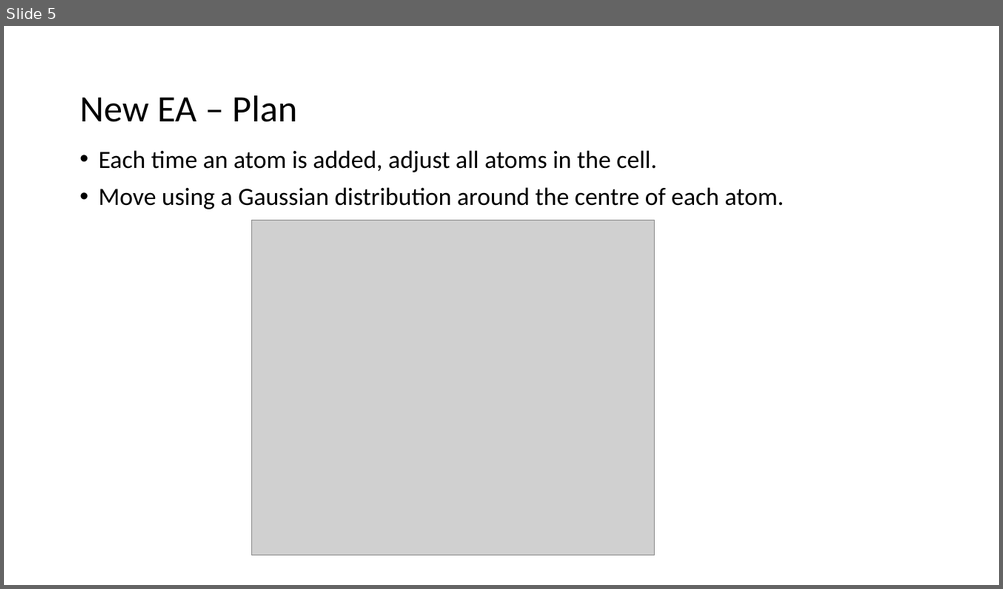
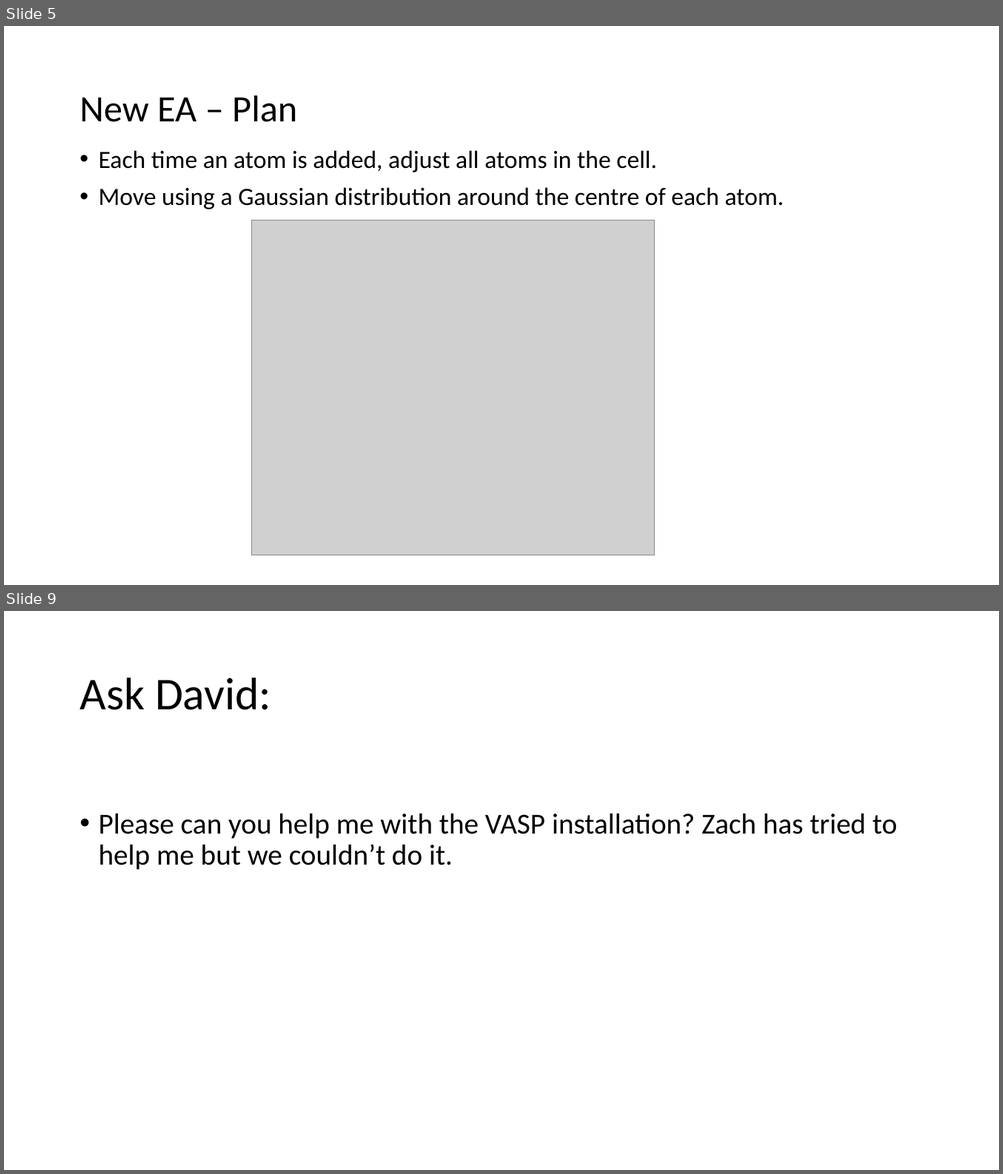
Before and after one commit to Sophie-Turner/GeOpt, a slide deck: Documentation/Sprint3/Presentation.pptx. Shown one above the other, each under a label of ours: slide 5 before the commit, slides 5 and 9 after it; the slides between them are not shown. The pictures are 1003x589 and 1003x1174 pixels, drawn with LibreOffice and Linux fonts; fonts in the diff are those of the drawing; grey boxes stand for pictures. Boxes give left, top, right and bottom in pixels: in the first picture for what was removed or moved away, otherwise in the second. Text is boxed around its words. In the diff, an @@ line names an element or a change of style, - is before the commit and + after.

```diff
--- a/Documentation/Sprint3/Presentation.pptx
+++ b/Documentation/Sprint3/Presentation.pptx
@@ slide 9 added at bbox=[4, 611, 999, 1170], background #FFFFFF @@
@@ title added at bbox=[79, 678, 271, 710], 44 pt, text #000000 @@
+Ask David:
@@ text added at bbox=[99, 813, 896, 870], 28 pt, text #000000 @@
+• Please can you help me with the VASP installation? Zach has tried to help me but we couldn’t do it.
```
Also in this commit, not shown: 3 other slides added, 7 other files.
